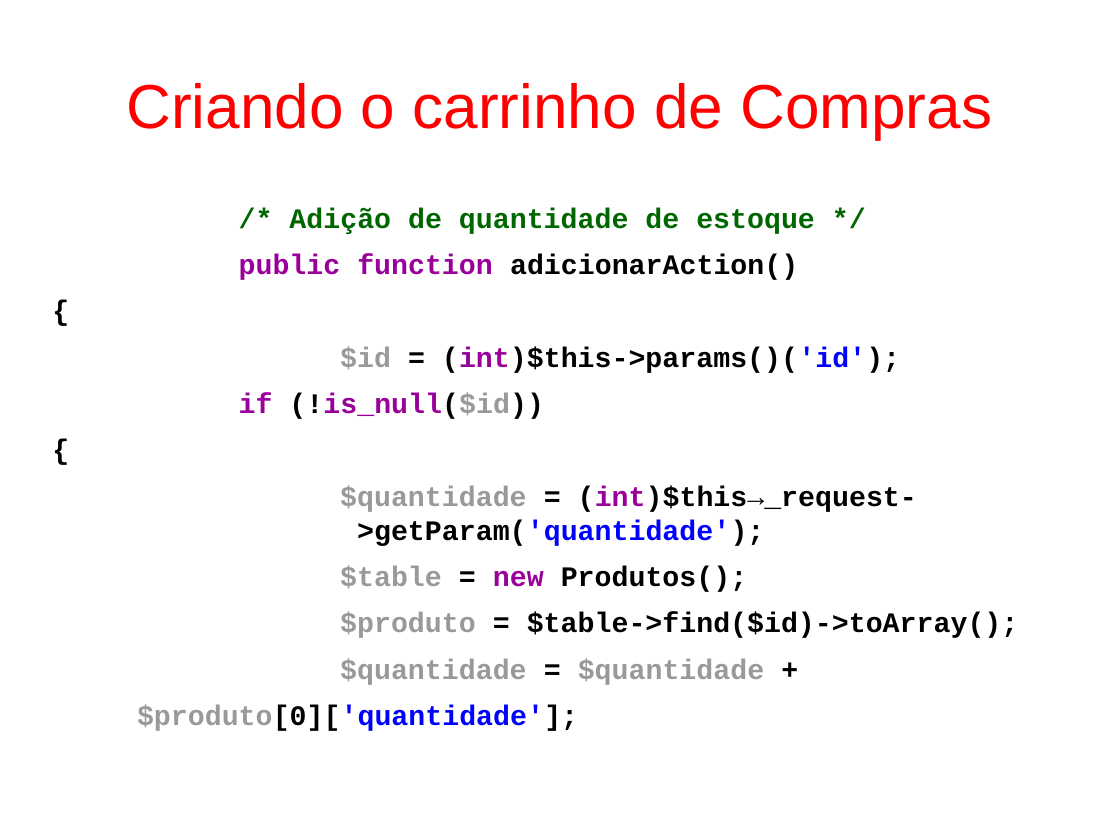
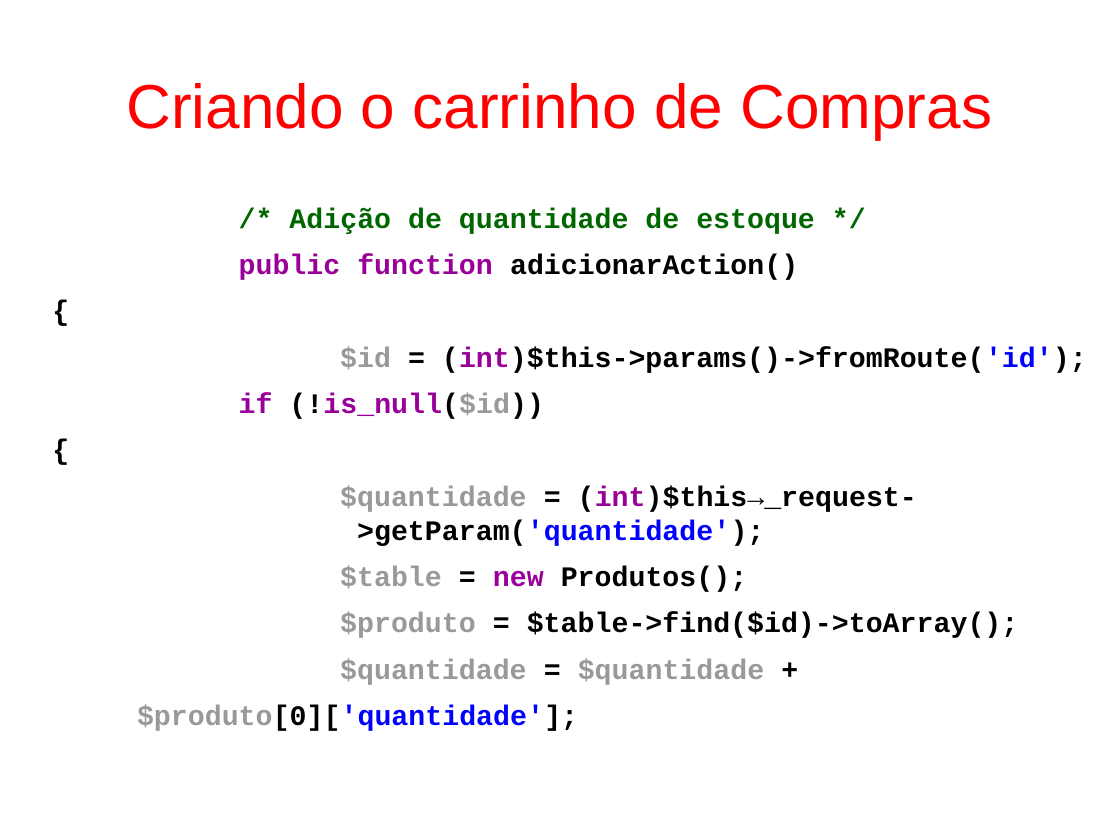
Before and after one commit to fgsl/lojasacme, a slide deck: slide 162 of docs/tutorial.odp (slide 163 before the commit). Drawn at 1120x840 pixels with LibreOffice and Linux fonts; fonts in the diff are those of the drawing. Boxes give left, top, right and bottom in pixels: in the first picture for what was removed or moved away, otherwise in the second. Text is boxed around its words. In the diff, an @@ line names an element or a change of style, - is before the commit and + after.

```diff
--- a/docs/tutorial.odp
+++ b/docs/tutorial.odp
@@ text at [340, 347, 1087, 373]: text changed @@
-$id = (int)$this->params()('id');
+$id = (int)$this->params()->fromRoute('id');
```
Also in this commit, not shown: 13 other slides changed, 1 slide removed, 1 other file.
